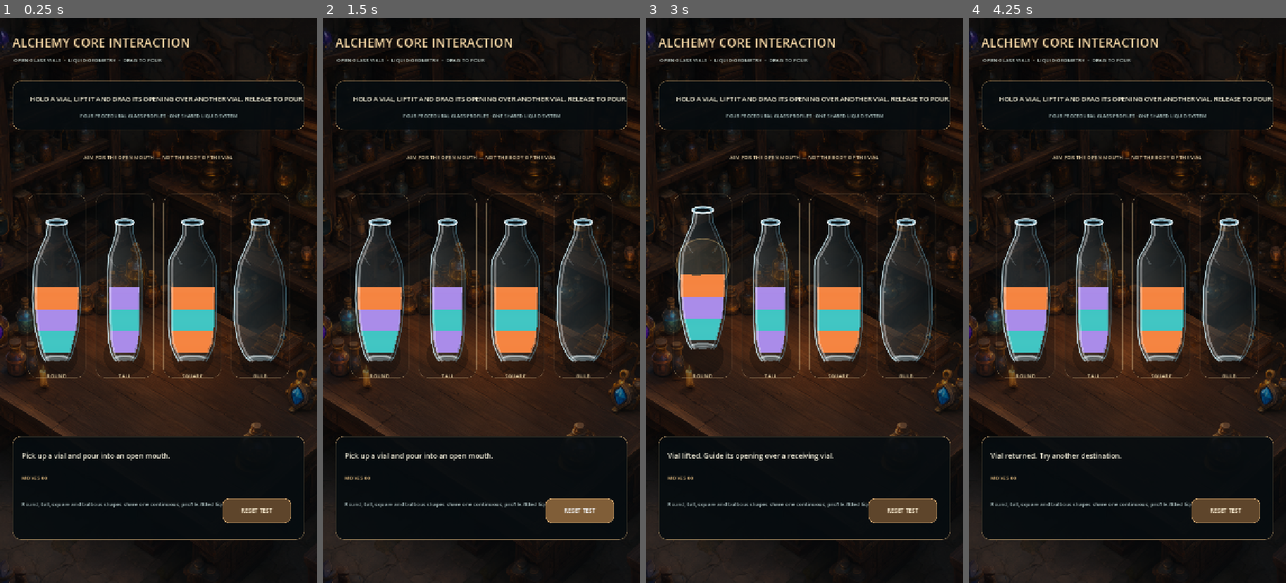
Above: before the commit, frames 1-4 (left to right).
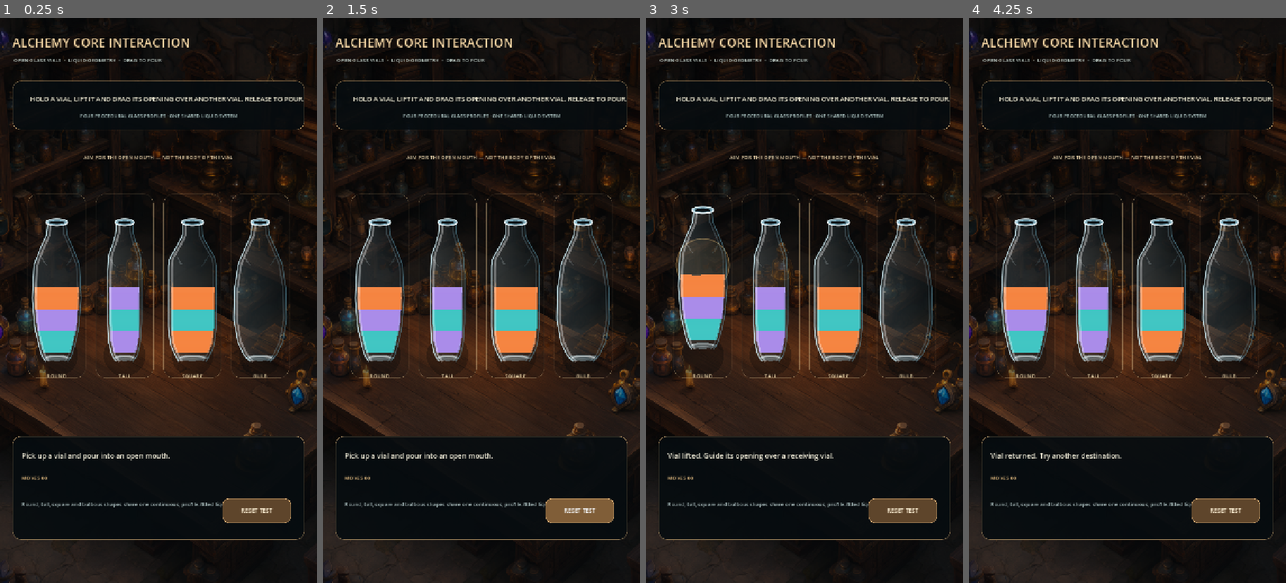
Above: after the commit, the same moments.

Repository: Kryodo/spell-sort-game
Game: Godot game, scene res://scenes/alchemy_interaction_test.tscn
The game is run twice, just before and just after one commit, with the same random seed, the same clock (stepped at 60 frames per second) and the same inputs.
Inputs (mouse positions are in pixels of both pictures, inside the frame that each line leads up to):
- Up to frame 1 (0.25 s): no input
- Up to frame 2 (1.5 s): tap Enter at 0.5 s; drag from (481, 300) to (513, 176) at 0.52 s; click "RESET TEST" at 1.25 s
- Up to frame 3 (3 s): tap Space at 2 s; drag from (899, 385) to (788, 413) at 2.02 s; tap Enter at 2.75 s; move the mouse to (709, 215) at 2.77 s; click (709, 215) at 2.92 s
- Up to frame 4 (4.25 s): tap Space at 3.5 s; drag from (1143, 300) to (1032, 215) at 3.52 s

The runs differ from the first frame. In frame 1, less than 0.1% of the frame differs, in the area x 10-68%, y 49-60%; in frame 2, less than 0.1%; in frame 3, less than 0.1%, in the area x 10-68%, y 47-60%; in frame 4, less than 0.1%.

Commit message:
Refine idle and drag liquid motion with antialiased meniscus

Diff:
--- a/scripts/alchemy_bottle.gd
+++ b/scripts/alchemy_bottle.gd
@@ -3,7 +3,7 @@
 const CAPACITY := 4
 const LIQUID_BOTTOM_RATIO := 0.938
 const LIQUID_TOP_RATIO := 0.31
-const LIQUID_BAND_STRIPS := 10
+const LIQUID_BAND_STRIPS := 18
 const LIQUID_SURFACE_COLUMNS := 64
 const LIQUID_WALL_INSET_PIXELS := 4.5
 const LIQUID_FLOOR_INSET_PIXELS := 5.0
@@ -144,12 +144,13 @@
 	var applied_scale: float = _draw_scale if draw_scale < 0.0 else draw_scale
 	return pivot + (local_point - pivot).rotated(pose.y) * applied_scale
 
+
 func get_liquid_surface_position_in_parent() -> Vector2:
 	var rect := _get_vessel_rect()
 	var layer_height: float = (LIQUID_BOTTOM_RATIO - LIQUID_TOP_RATIO) / float(CAPACITY)
 	var surface_ratio: float = LIQUID_BOTTOM_RATIO - layer_height * clampf(_liquid_level, 0.0, float(CAPACITY))
 	var surface_y: float = rect.position.y + rect.size.y * surface_ratio
-	surface_y += sin(_wave_time * 2.1) * (1.3 + absf(_slosh) * 3.2)
+	surface_y += _get_surface_wave_offset(0.0)
 	var local_surface := Vector2(rect.get_center().x, surface_y)
 	return position + get_point_local_for_pose(local_surface, Vector2(_lift, _tilt), _draw_scale)
 
@@ -407,6 +408,7 @@
 
 
 
+
 func _draw_liquid_band(
 	rect: Rect2,
 	top_ratio: float,
@@ -431,13 +433,10 @@
 
 	if is_surface:
 		var first_strip_bottom: float = body_top + strip_height + 1.5
-		_draw_wavy_surface_fill(
-			rect,
-			top_y,
-			body_top + 0.8,
-			first_strip_bottom,
-			liquid_color
-		)
+		_draw_wavy_surface_fill(rect, top_y, body_top + 0.8, first_strip_bottom, liquid_color)
+
+	var left_contour := PackedVector2Array()
+	var right_contour := PackedVector2Array()
 
 	for strip_index in range(LIQUID_BAND_STRIPS):
 		var strip_top: float = body_top + strip_height * float(strip_index)
@@ -455,6 +454,12 @@
 			half_width * 2.0,
 			strip_bottom - strip_top
 		)
+		if left_contour.is_empty():
+			left_contour.append(Vector2(strip_rect.position.x, strip_top))
+			right_contour.append(Vector2(strip_rect.end.x, strip_top))
+		left_contour.append(Vector2(strip_rect.position.x, strip_bottom))
+		right_contour.append(Vector2(strip_rect.end.x, strip_bottom))
+
 		var depth_factor: float = 0.07 + 0.08 * sin(PI * (float(strip_index) + 0.5) / float(LIQUID_BAND_STRIPS))
 		var fill_color: Color = liquid_color.lerp(liquid_color.lightened(0.15), depth_factor)
 		draw_rect(strip_rect, fill_color, true, -1.0, false)
@@ -475,6 +480,25 @@
 			false
 		)
 
+	if left_contour.size() >= 2:
+		var soft_edge: Color = liquid_color.darkened(0.20)
+		soft_edge.a = 0.20
+		draw_polyline(left_contour, soft_edge, 1.15, true)
+		draw_polyline(right_contour, soft_edge, 1.15, true)
+
+
+func _get_surface_wave_offset(normalized_x: float) -> float:
+	var maximum_wave: float = 0.35 + _surface_activity * 2.25 + absf(_slosh) * 1.35
+	var secondary_wave: float = 0.08 + _surface_activity * 0.62 + absf(_slosh) * 0.55
+	var wave_frequency: float = lerpf(1.8, 3.2, _surface_activity)
+	var edge_envelope: float = sin((normalized_x + 1.0) * PI * 0.5)
+	edge_envelope = pow(maxf(0.0, edge_envelope), 0.55)
+
+	var wave_one: float = sin(_wave_time * wave_frequency + normalized_x * 3.1) * maximum_wave
+	var wave_two: float = sin(_wave_time * (wave_frequency * 1.37) - normalized_x * 6.3) * secondary_wave
+	var tilt_offset: float = clampf(-tan(_tilt) * normalized_x * 10.0 * 0.035, -3.0, 3.0)
+	return (wave_one + wave_two) * edge_envelope + tilt_offset
+
 
 func _draw_wavy_surface_fill(
 	rect: Rect2,
@@ -488,33 +512,21 @@
 
 	var height: float = maxf(1.0, rect.size.y)
 	var maximum_wave: float = 0.35 + _surface_activity * 2.25 + absf(_slosh) * 1.35
-	var secondary_wave: float = 0.08 + _surface_activity * 0.62 + absf(_slosh) * 0.55
-	var wave_frequency: float = lerpf(1.8, 3.2, _surface_activity)
-
-	var surface_ratio: float = surface_y / height
-	var lower_guard_ratio: float = (first_strip_bottom - rect.position.y) / height
-	var upper_guard_ratio: float = (surface_y - maximum_wave - rect.position.y) / height
-	var width_ratio: float = _get_min_profile_width(upper_guard_ratio, lower_guard_ratio)
+	var width_ratio: float = _get_min_profile_width(
+		(surface_y - maximum_wave - 3.5 - rect.position.y) / height,
+		(first_strip_bottom - rect.position.y) / height
+	)
 	var half_width: float = rect.size.x * width_ratio - LIQUID_WALL_INSET_PIXELS
 	if half_width <= 2.0:
 		return
 
 	var top_edge := PackedVector2Array()
 	var bottom_edge := PackedVector2Array()
-	var surface_count: int = LIQUID_SURFACE_COLUMNS
-
-	for point_index in range(surface_count + 1):
-		var normalized_x: float = float(point_index) / float(surface_count) * 2.0 - 1.0
+	for point_index in range(LIQUID_SURFACE_COLUMNS + 1):
+		var normalized_x: float = float(point_index) / float(LIQUID_SURFACE_COLUMNS) * 2.0 - 1.0
 		var x: float = rect.get_center().x + normalized_x * half_width
-		var edge_envelope: float = sin((normalized_x + 1.0) * PI * 0.5)
-		edge_envelope = pow(maxf(0.0, edge_envelope), 0.55)
-
-		var wave_one: float = sin(_wave_time * wave_frequency + normalized_x * 3.1) * maximum_wave
-		var wave_two: float = sin(_wave_time * (wave_frequency * 1.37) - normalized_x * 6.3) * secondary_wave
-		var tilt_offset: float = clampf(-tan(_tilt) * normalized_x * half_width * 0.035, -3.0, 3.0)
-		var wave_offset: float = (wave_one + wave_two) * edge_envelope + tilt_offset
-		var moving_surface_y: float = clampf(surface_y + wave_offset, surface_y - maximum_wave - 0.6, fill_bottom - 1.5)
-
+		var moving_surface_y: float = surface_y + _get_surface_wave_offset(normalized_x)
+		moving_surface_y = clampf(moving_surface_y, surface_y - maximum_wave - 3.5, fill_bottom - 1.5)
 		top_edge.append(Vector2(x, moving_surface_y))
 		bottom_edge.append(Vector2(x, fill_bottom))
 
@@ -527,15 +539,9 @@
 	var surface_color: Color = liquid_color.lerp(liquid_color.lightened(0.18), 0.16)
 	draw_colored_polygon(surface_polygon, surface_color)
 
-	# A very soft antialiased glint follows the exact filled boundary. It is not
-	# an independent flat line: its points are the polygon's animated top edge.
-	var edge_color := Color(
-		minf(1.0, surface_color.r * 1.18),
-		minf(1.0, surface_color.g * 1.18),
-		minf(1.0, surface_color.b * 1.18),
-		0.24 + _surface_activity * 0.06
-	)
-	draw_polyline(top_edge, edge_color, 1.35, true)
+	var highlight_color: Color = surface_color.lightened(0.35)
+	highlight_color.a = 0.15 + _surface_activity * 0.07 + absf(_slosh) * 0.035
+	draw_polyline(top_edge, highlight_color, 1.25, true)
 
 func _is_safe_convex_quad(points: PackedVector2Array) -> bool:
 	if points.size() != 4:
